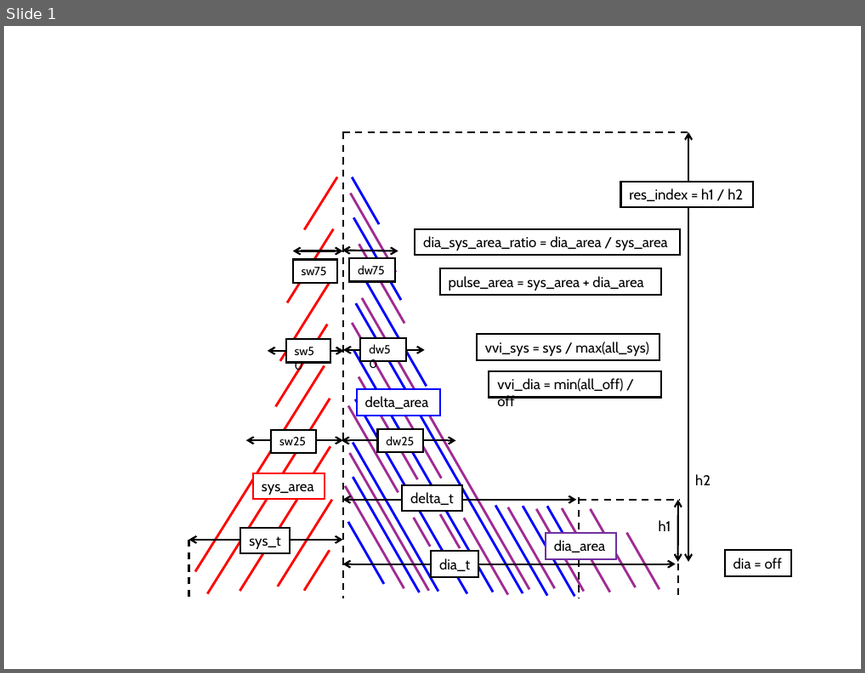
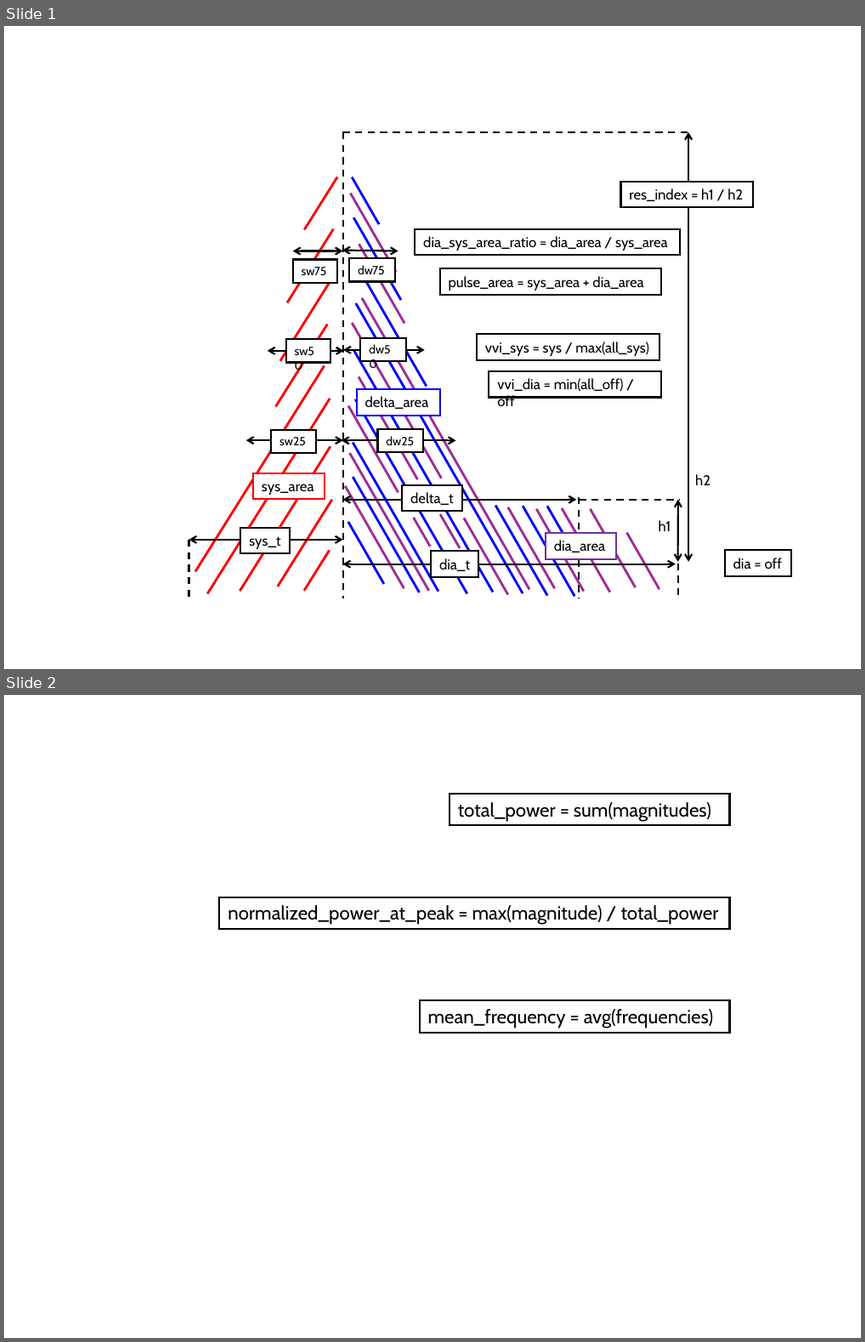
Before and after one commit to htjas/PPG-BP, a slide deck: Thesis/images/methods/feats.pptx. Shown one above the other, each under a label of ours: slide 1 before the commit, slides 1 and 2 after it. The pictures are 865x673 and 865x1342 pixels, drawn with LibreOffice and Linux fonts; fonts in the diff are those of the drawing; background and template pictures are left out. Boxes give left, top, right and bottom in pixels: in the first picture for what was removed or moved away, otherwise in the second. Text is boxed around its words. In the diff, an @@ line names an element or a change of style, - is before the commit and + after.

```diff
--- a/Thesis/images/methods/feats.pptx
+++ b/Thesis/images/methods/feats.pptx
@@ slide 2 added at (4, 695, 861, 1338), background picture (left out) @@
@@ rectangle added at (449, 794, 730, 825), fill #FFFFFF, outline #000000 1.5 pt, 16 pt, text #000000 @@
+total_power = sum(magnitudes)
@@ rectangle added at (219, 897, 729, 929), fill #FFFFFF, outline #000000 1.5 pt, 16 pt, text #000000 @@
+normalized_power_at_peak = max(magnitude) / total_power
@@ rectangle added at (420, 1000, 730, 1032), fill #FFFFFF, outline #000000 1.5 pt, 16 pt, text #000000 @@
+mean_frequency = avg(frequencies)
```
Also in this commit, not shown: 17 other files.
